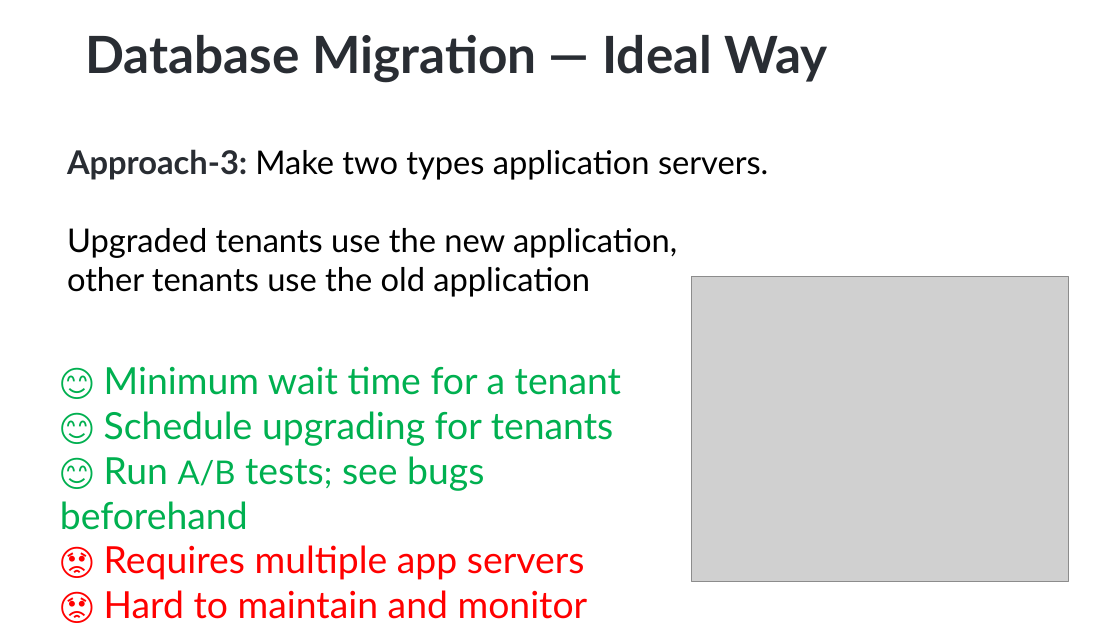
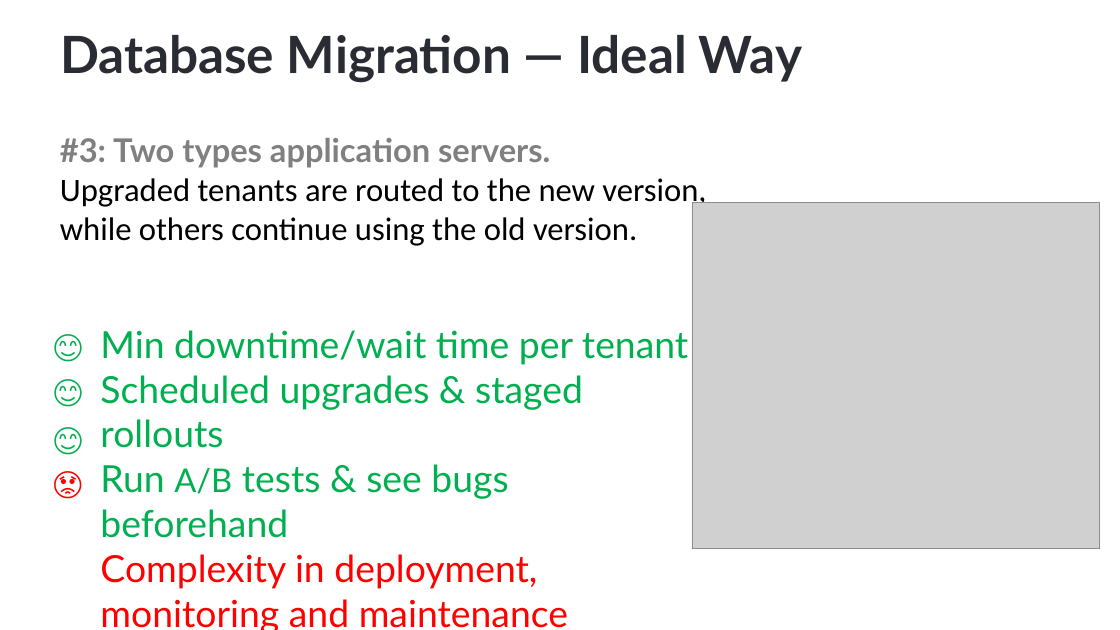
Before and after one commit to ebicoglu/presentations, a slide deck: slide 42 of multi-tenancy-wearedevelopers-2025_30mins.pptx. Drawn at 1120x630 pixels with LibreOffice and Linux fonts; fonts in the diff are those of the drawing; grey boxes stand for pictures; background and template pictures are left out. Boxes give left, top, right and bottom in pixels: in the first picture for what was removed or moved away, otherwise in the second. Text is boxed around its words. In the diff, an @@ line names an element or a change of style, - is before the commit and + after.

```diff
--- a/multi-tenancy-wearedevelopers-2025_30mins.pptx
+++ b/multi-tenancy-wearedevelopers-2025_30mins.pptx
@@ title "Database Migration — Ideal Way": place and size @@
-title "Database Migration — Ideal Way" at (85, 35, 827, 83)
+title "Database Migration — Ideal Way" at (60, 35, 802, 83)
@@ text at (60, 138, 706, 246): text changed; font Lato to Calibri @@
-Approach-3: Make two types application servers.
-Upgraded tenants use the new application,
-other tenants use the old application
+#3: Two types application servers.
+Upgraded tenants are routed to the new version,
+while others continue using the old version.
@@ picture: place and size @@
-picture at (692, 276, 1069, 581)
+picture at (692, 202, 1100, 549)
@@ text added at (45, 321, 97, 369), 28 pt, text #00B050 @@
+😊
@@ text at (100, 330, 688, 630): text changed @@
-😊 Minimum wait time for a tenant
-😊 Schedule upgrading for tenants
-😊 Run A/B tests; see bugs beforehand
-😡 Requires multiple app servers
-😡 Hard to maintain and monitor
+Min downtime/wait time per tenant
+Scheduled upgrades & staged rollouts
+Run A/B tests & see bugs beforehand
+Complexity in deployment, monitoring and maintenance multiple servers
@@ text added at (45, 365, 97, 413), 28 pt, text #00B050 @@
+😊
@@ text added at (45, 413, 97, 461), 28 pt, text #00B050 @@
+😊
@@ text added at (45, 458, 103, 506), 28 pt, text #FF0000 @@
+😡
```
Also in this commit, not shown: 19 other slides changed.
